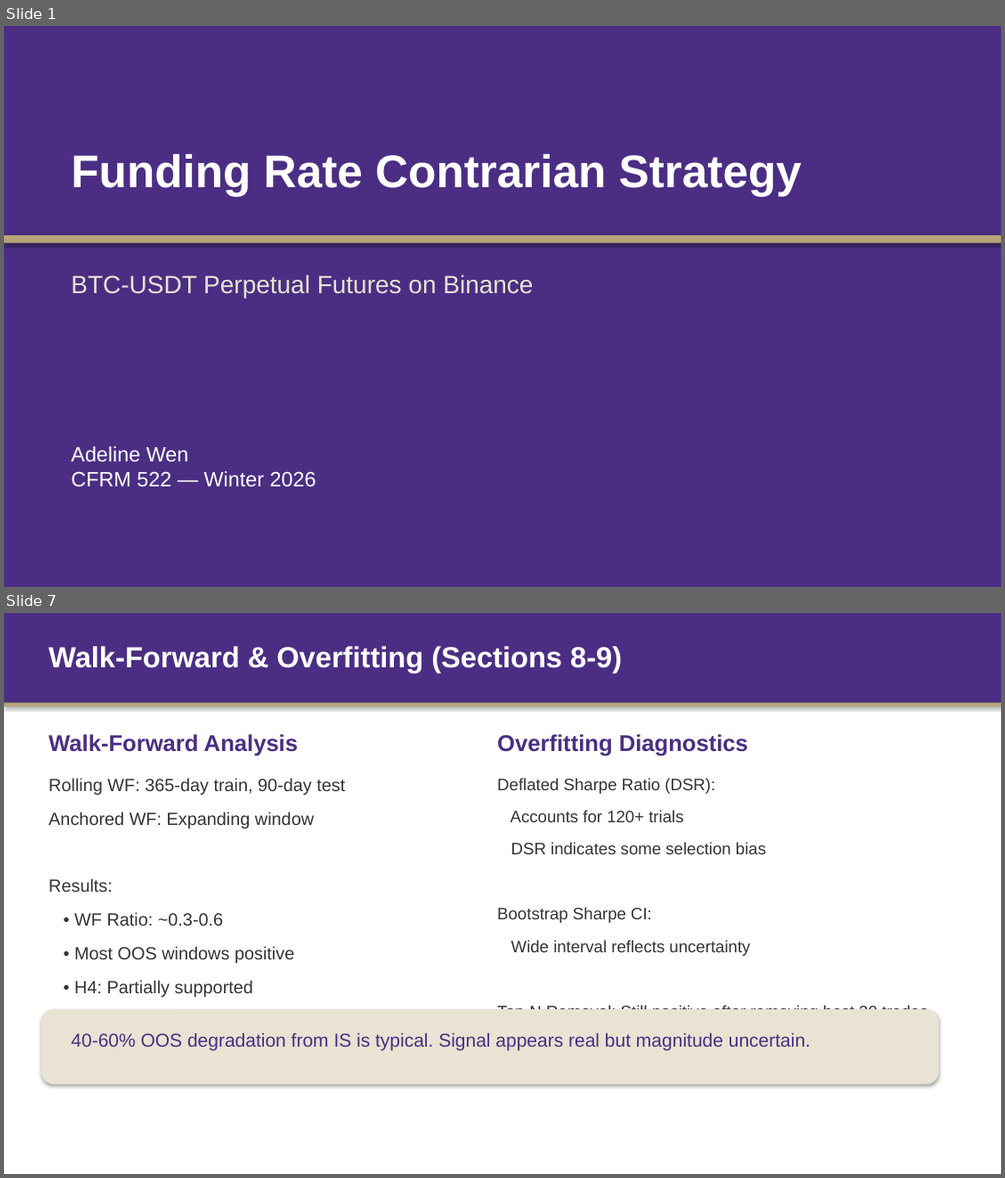
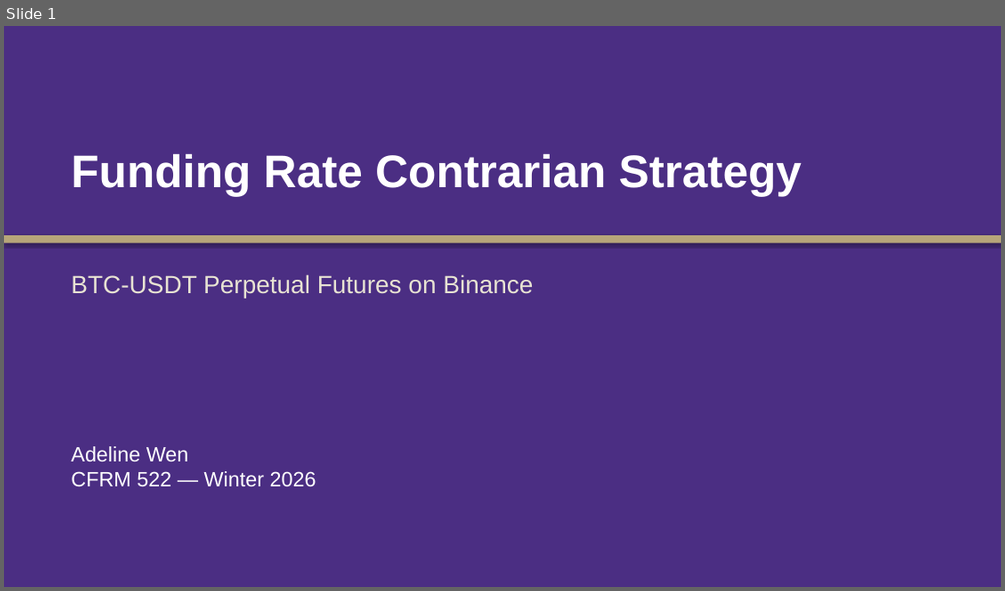
Before and after one commit to Tyche1107/Strategy-project, a slide deck: CFRM522_Presentation.pptx. Shown one above the other, each under a label of ours: slides 1 and 7 before the commit, slide 1 after it; the slides between them are not shown. The pictures are 1005x1178 and 1005x591 pixels, drawn with LibreOffice and Linux fonts; fonts in the diff are those of the drawing. Boxes give left, top, right and bottom in pixels: in the first picture for what was removed or moved away, otherwise in the second. Text is boxed around its words. In the diff, an @@ line names an element or a change of style, - is before the commit and + after.

```diff
--- a/CFRM522_Presentation.pptx
+++ b/CFRM522_Presentation.pptx
@@ slide 7 removed at [4,613,1001,1174], background #FFFFFF @@
@@ rectangle removed at [4,613,1001,703] @@
@@ text removed at [48,646,622,673] @@
-Walk-Forward & Overfitting (Sections 8-9)
@@ rectangle removed at [4,703,1001,706] @@
@@ text removed at [48,734,298,756] @@
-Walk-Forward Analysis
@@ text removed at [497,734,748,756] @@
-Overfitting Diagnostics
@@ text removed at [48,778,345,997] @@
-Rolling WF: 365-day train, 90-day test
-Anchored WF: Expanding window
-Results:
-• WF Ratio: ~0.3-0.6
-• Most OOS windows positive
-• H4: Partially supported
@@ text removed at [497,778,928,1009] @@
-Deflated Sharpe Ratio (DSR):
-Accounts for 120+ trials
-DSR indicates some selection bias
-Bootstrap Sharpe CI:
-Wide interval reflects uncertainty
-Top-N Removal: Still positive after removing best 20 trades
@@ rounded rectangle removed at [41,1009,938,1084] @@
@@ text removed at [71,1033,810,1050] @@
-40-60% OOS degradation from IS is typical. Signal appears real but magnitude uncertain.
```
Also in this commit, not shown: 2 slides changed, 12 slides added, 5 other slides removed, 2 other files.
